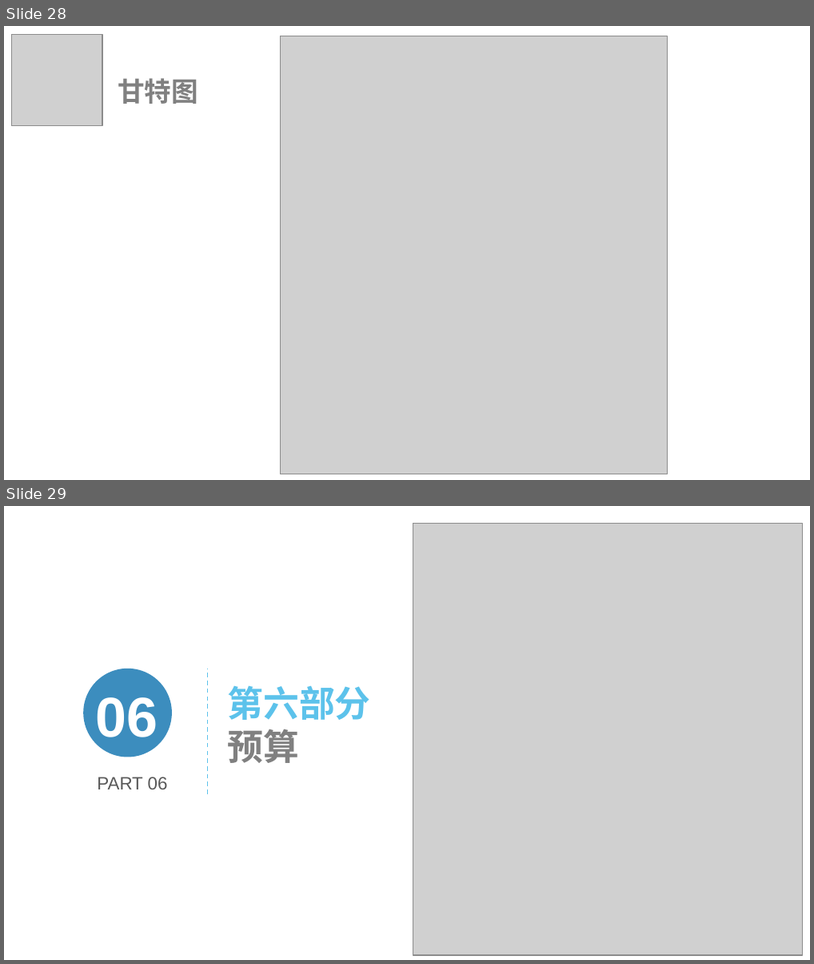
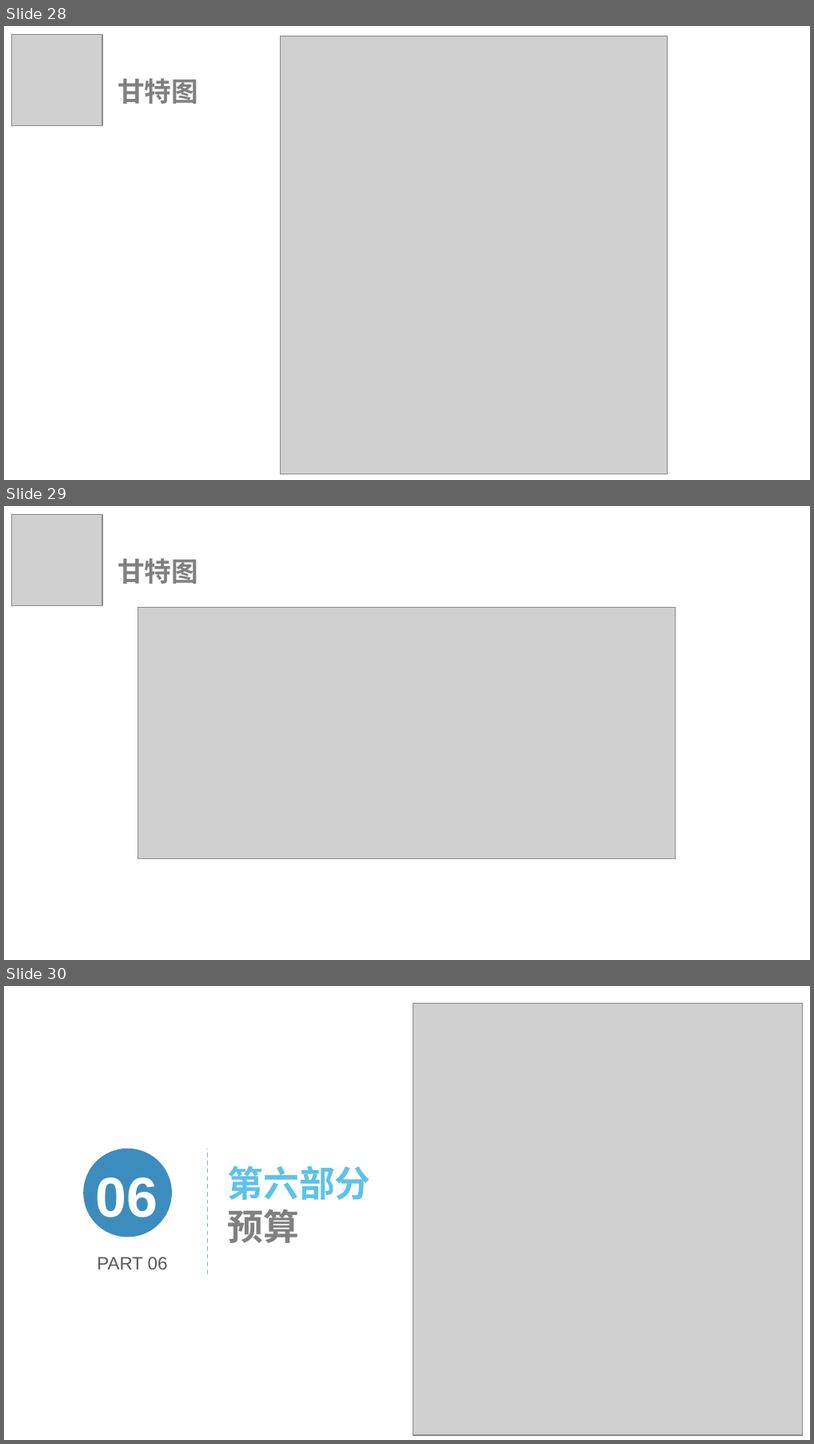
Before and after one commit to lorenzoyoung/ZUCC-Lazy-Bone, a slide deck: 评审PPT/SE2019春-G11_ZUCCLazyBone_项目计划/ZUCCLazyBone项目计划.pptx. Shown one above the other, each under a label of ours: slides 28 and 29 before the commit, slides 28, 29 and 30 after it. The pictures are 814x964 and 814x1444 pixels, drawn with LibreOffice and Linux fonts; fonts in the diff are those of the drawing; grey boxes stand for pictures. Boxes give left, top, right and bottom in pixels: in the first picture for what was removed or moved away, otherwise in the second. Text is boxed around its words. In the diff, an @@ line names an element or a change of style, - is before the commit and + after.

```diff
--- a/评审PPT/SE2019春-G11_ZUCCLazyBone_项目计划/ZUCCLazyBone项目计划.pptx
+++ b/评审PPT/SE2019春-G11_ZUCCLazyBone_项目计划/ZUCCLazyBone项目计划.pptx
@@ slide 29 added at [4,506,810,960], background #FFFFFF; not listed: 2 template elements that a slide beside it also shows @@
@@ rectangle added at [4,528,140,573], fill #FFFFFF @@
@@ picture added at [11,515,102,606] @@
@@ text added at [118,558,198,584], 24 pt, text #808080, bold @@
+甘特图
@@ picture added at [138,607,677,860] @@
@@ what was slide 29 is now slide 30 @@
```
Also in this commit, not shown: 3 slides changed, 2 other slides added, 8 other files.
